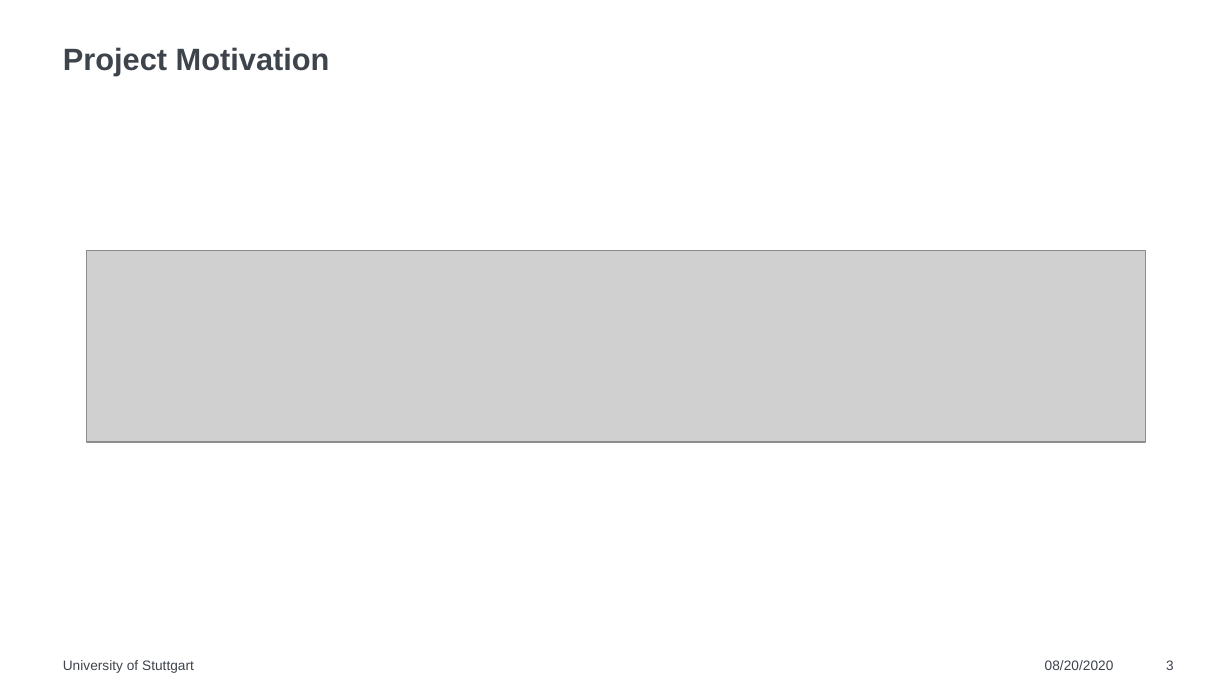
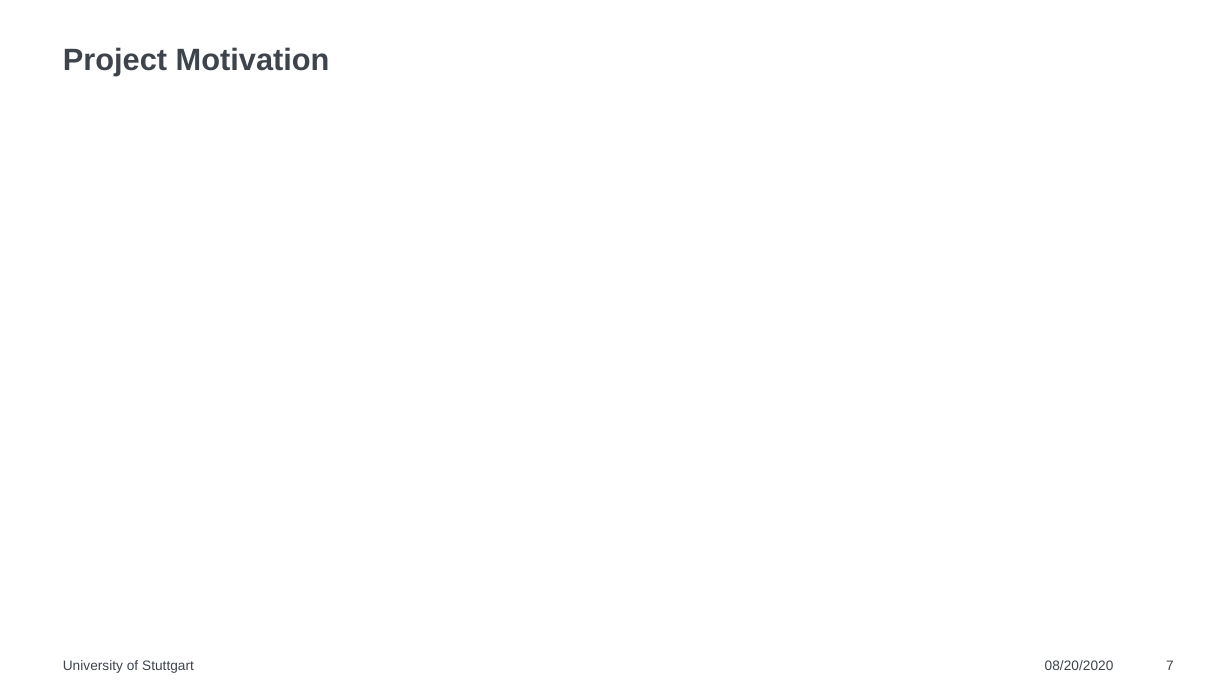
Before and after one commit to mario-r99/hackathon-2022, a slide deck: slide 7 of pitch/pitch.pptx (slide 3 before the commit). Drawn at 1232x693 pixels with LibreOffice and Linux fonts; fonts in the diff are those of the drawing; grey boxes stand for pictures. Boxes give left, top, right and bottom in pixels: in the first picture for what was removed or moved away, otherwise in the second. Text is boxed around its words. In the diff, an @@ line names an element or a change of style, - is before the commit and + after.

```diff
--- a/pitch/pitch.pptx
+++ b/pitch/pitch.pptx
@@ picture removed at (86,251,1145,442) @@
@@ page number at (1166,660,1174,670): text changed @@
-3
+7
```
Also in this commit, not shown: 2 other slides changed, 2 slides added.
